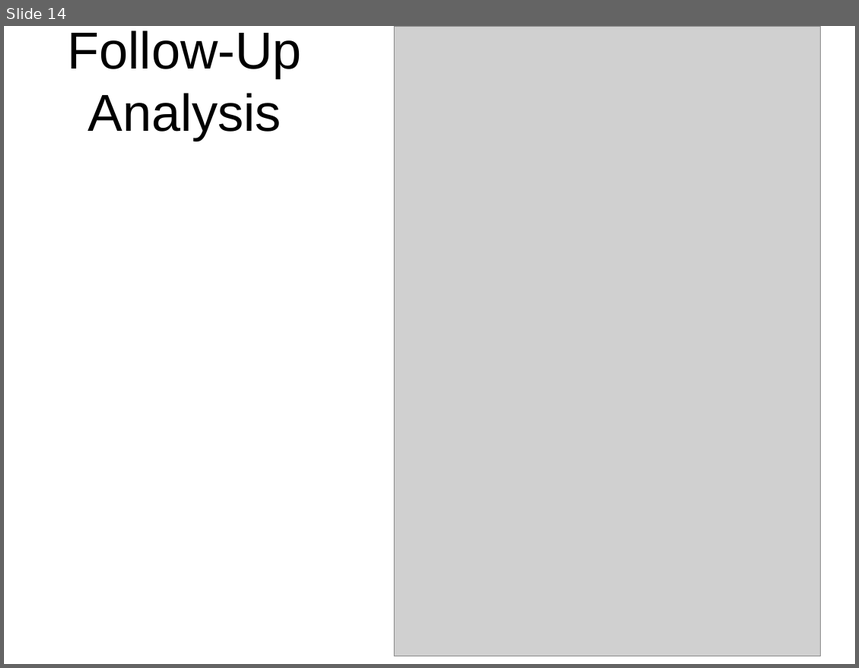
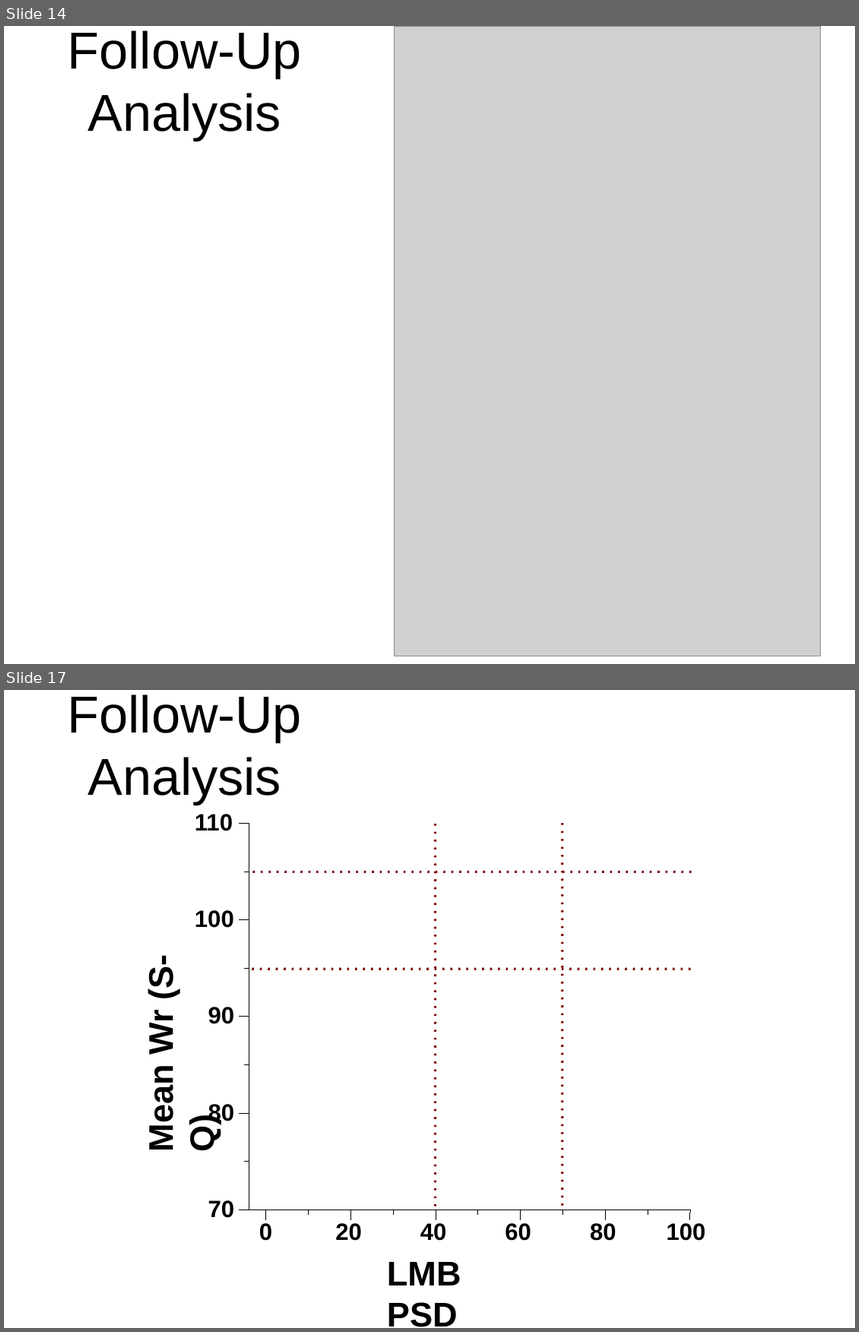
Before and after one commit to droglenc/NCNRS349, a slide deck: modules/MgmntSizeLimits/CE_SlotLimitEffectiveness.pptx. Shown one above the other, each under a label of ours: slide 14 before the commit, slides 14 and 17 after it; the slides between them are not shown. The pictures are 859x668 and 859x1332 pixels, drawn with LibreOffice and Linux fonts; fonts in the diff are those of the drawing; grey boxes stand for pictures. Boxes give left, top, right and bottom in pixels: in the first picture for what was removed or moved away, otherwise in the second. Text is boxed around its words. In the diff, an @@ line names an element or a change of style, - is before the commit and + after.

```diff
--- a/modules/MgmntSizeLimits/CE_SlotLimitEffectiveness.pptx
+++ b/modules/MgmntSizeLimits/CE_SlotLimitEffectiveness.pptx
@@ slide 17 added at (x1=4, y1=690, x2=855, y2=1328), background #FFFFFF @@
@@ title added at (x1=68, y1=695, x2=302, y2=804), 44 pt, text #000000 @@
+Follow-Up Analysis
@@ group added at (x1=142, y1=814, x2=706, y2=1328): 230 lines, 13 texts, 1 freeform shape @@
+LMB PSD
+Mean Wr (S-Q)
+0
+20
+40
+60
+80
+100
+70
+80
+90
+100
+110
```
Also in this commit, not shown: 2 other slides added, 1 other file.
